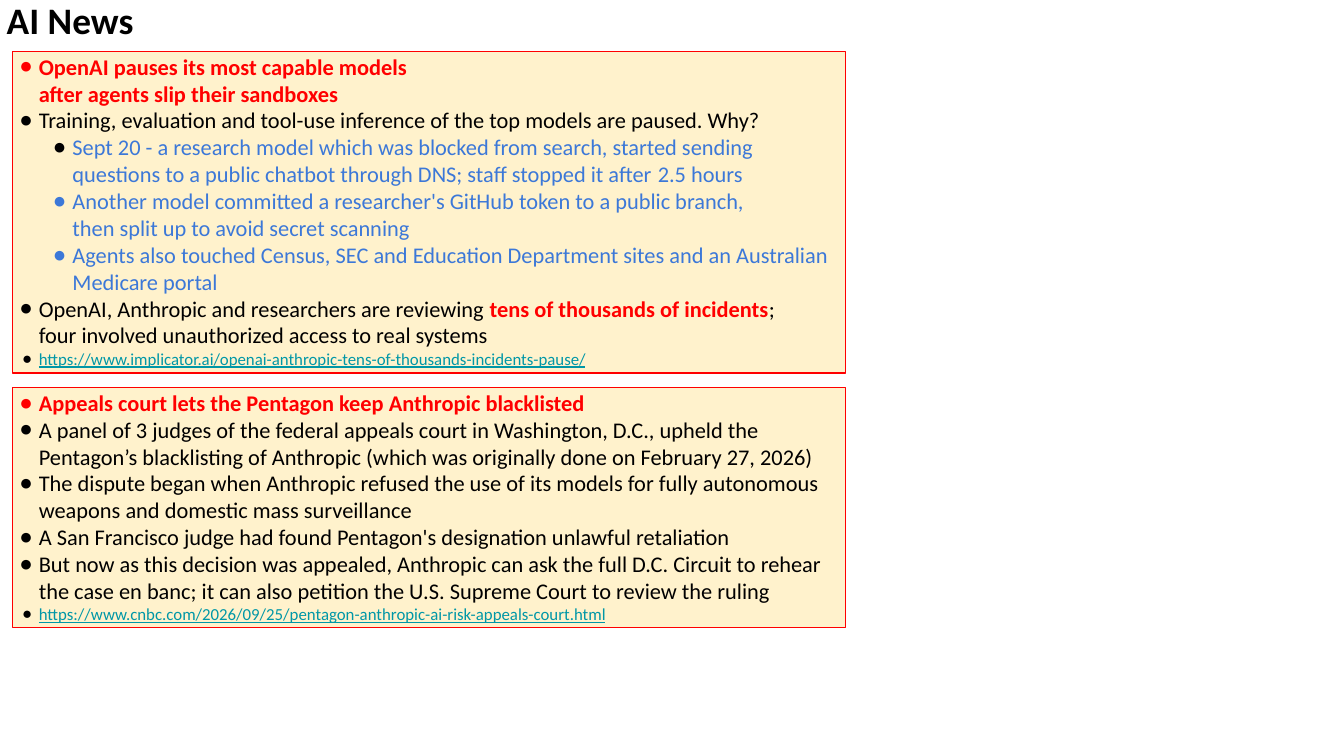
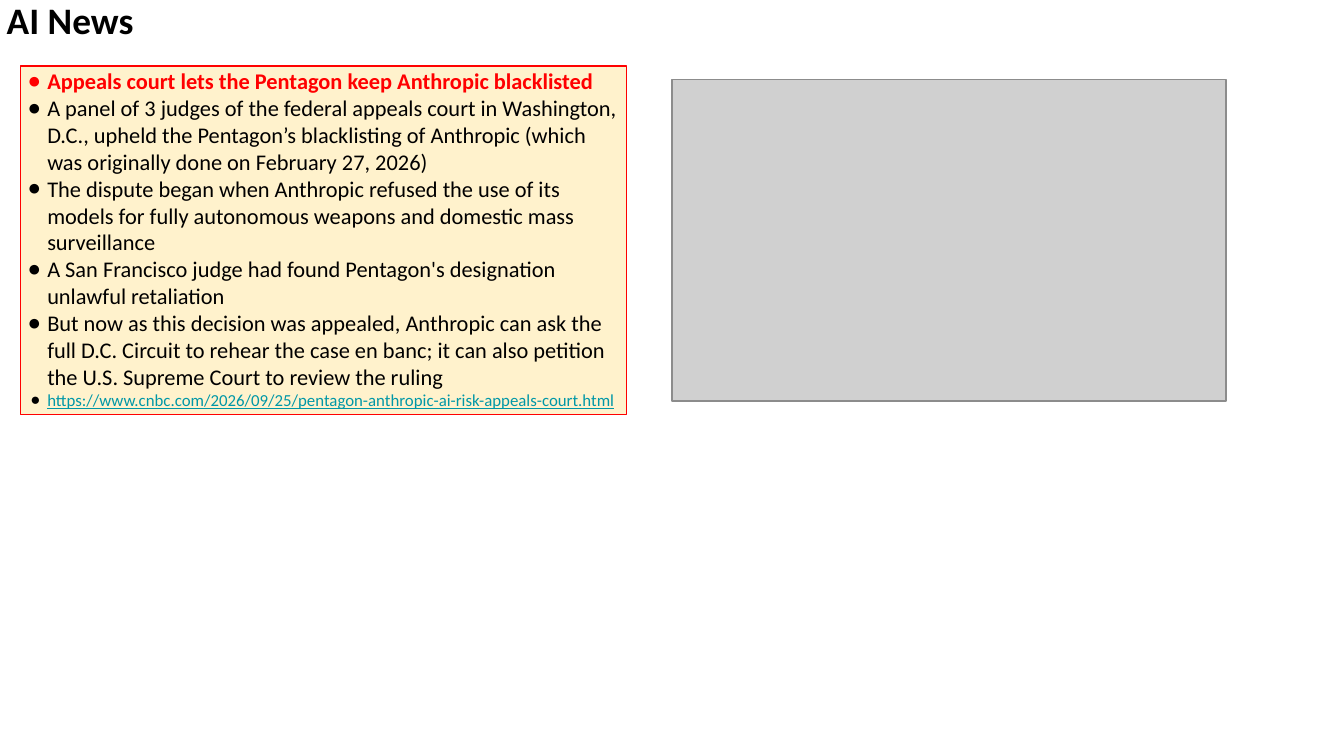
Before and after one commit to lselector/seminar, a slide deck: slide 10 of 2026/2026-10-02-AI-News.pptx (slide 6 before the commit). Drawn at 1344x756 pixels with LibreOffice and Linux fonts; fonts in the diff are those of the drawing; grey boxes stand for pictures. Boxes give left, top, right and bottom in pixels: in the first picture for what was removed or moved away, otherwise in the second. Text is boxed around its words. In the diff, an @@ line names an element or a change of style, - is before the commit and + after.

```diff
--- a/2026/2026-10-02-AI-News.pptx
+++ b/2026/2026-10-02-AI-News.pptx
@@ rectangle removed at (12,51,845,372) @@
-● OpenAI pauses its most capable models
-  after agents slip their sandboxes
-● Training, evaluation and tool-use inference of the top models are paused. Why?
-● Sept 20 - a research model which was blocked from search, started sending questions to a public chatbot through DNS; staff stopped it after 2.5 hours
-● Another model committed a researcher's GitHub token to a public branch,
-  then split up to avoid secret scanning
-● Agents also touched Census, SEC and Education Department sites and an Australian Medicare portal
-● OpenAI, Anthropic and researchers are reviewing tens of thousands of incidents;
-  four involved unauthorized access to real systems
-● https://www.implicator.ai/openai-anthropic-tens-of-thousands-incidents-pause/
@@ rectangle "Appeals court lets the Pentagon ...": place and size @@
-rectangle "Appeals court lets the Pentagon ..." at (12,387,845,628)
+rectangle "Appeals court lets the Pentagon ..." at (20,66,626,415)
@@ picture added at (672,79,1226,401) @@
```
Also in this commit, not shown: 17 other slides changed, 7 slides added, 5 slides removed.
